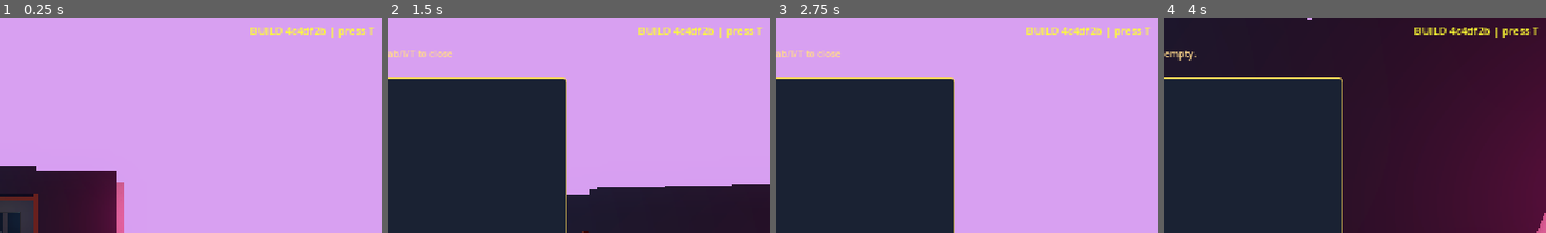
Above: before the commit, frames 1-4 (left to right).
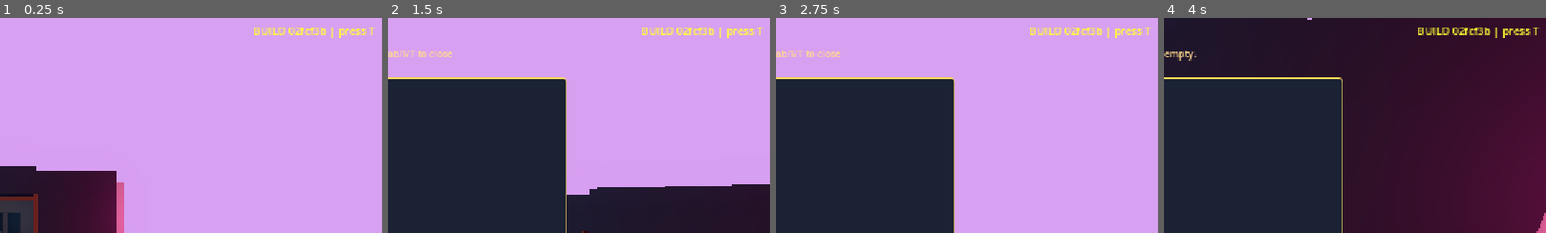
Above: after the commit, the same moments.

Repository: SpaceKitti/Studio
Game: Godot game, scene res://scenes/main.tscn
The game is run twice, just before and just after one commit, with the same random seed, the same clock (stepped at 60 frames per second) and the same inputs.
Inputs (mouse positions are % of the whole screen's width and height, from its top left):
- Up to frame 1 (0.25 s): no input
- Up to frame 2 (1.5 s): tap T at 0.5, 1.25 s; move the mouse to (55, 50) at 0.52 s; hold W (move_forward) 0.53-1.28 s; tap E (interact) at 0.6 s; click (55, 50) at 0.67 s; tap Space (jump) at 0.77 s; move the mouse to (30, 55) at 1.27 s; hold S (move_back) from 1.28 s (still down); tap I at 1.35 s
- Up to frame 3 (2.75 s): tap Space (jump) at 1.52 s; tap T at 2, 2.1 s; move the mouse to (60, 28) at 2.02 s; release S (move_back) at 2.03 s; hold D (move_right) from 2.03 s (still down)
- Up to frame 4 (4 s): tap T at 2.75, 3.5 s; move the mouse to (45, 70) at 2.77 s; release D (move_right) at 2.78 s; hold W (move_forward) from 2.78 s (still down); tap G at 2.85 s; click (45, 70) at 2.92 s; tap Space (jump) at 3.02, 3.77 s; move the mouse to (57, 51) at 3.52 s; tap H at 3.6 s
The pictures show only the part of the screen within x 50-100%, y 0-50%; the shares and areas given below are measured in that part.

The runs differ from the first frame. In frame 1, 0.7% of the frame differs, in the area x 65-98%, y 4-10%; in frame 2, 0.7%; in frame 3, 0.7%; in frame 4, 0.8%, in the area x 65-99%, y 4-10%.

Commit message:
chore(slice1): build stamp BUILD 02fcf3b | press T

Diff:
--- a/slice1/scripts/hud.gd
+++ b/slice1/scripts/hud.gd
@@ -65,7 +65,7 @@
 	# Unmistakable build stamp — always visible top-right
 	var build_stamp := Label.new()
 	build_stamp.name = "BuildStamp"
-	build_stamp.text = "BUILD 4c4df2b | press T"
+	build_stamp.text = "BUILD 02fcf3b | press T"
 	build_stamp.add_theme_font_size_override("font_size", 18)
 	build_stamp.add_theme_color_override("font_color", Color(1.0, 1.0, 0.2, 1.0))
 	build_stamp.mouse_filter = Control.MOUSE_FILTER_IGNORE
